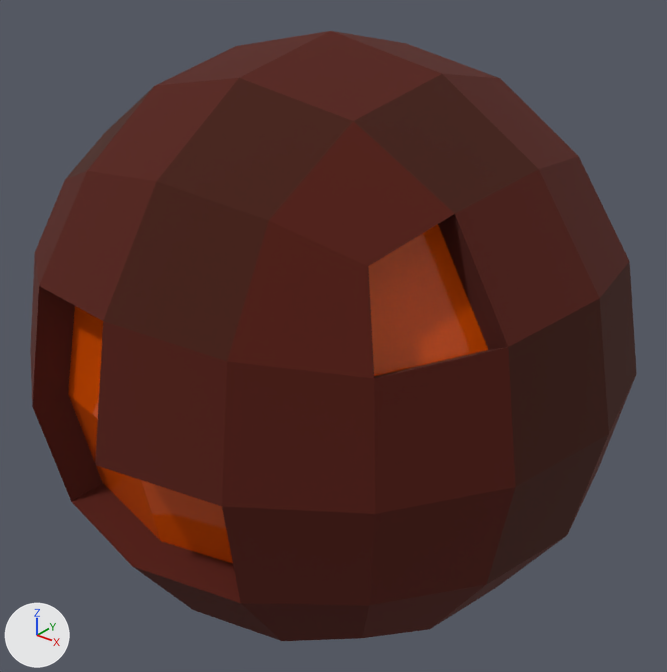
The FBX model Assets/__Prefabs/Enemies/fireball.fbx, before and after one commit.
Both versions are drawn from a camera (50 mm lens) standing at (0.358, -0.445, 0.277) and looking at (0.001, 0.001, 0.0). The lights are fixed; the arrows at lower left show +X, +Y and +Z.

The older version as bpy lines, for what is in view:
```python
mat_material_001 = principled_material('Material.001')
mat_material_001.base_color = (0.0844, 0.00582, 0.0)  # brown #521100
mat_material_001.roughness = 1.0
mat_material_002 = principled_material('Material.002')
mat_material_002.base_color = (0.628, 0.0735, 0.0)  # orange #d04d00
mat_material_002.roughness = 0.1
mat_material_003 = principled_material('Material.003')
mat_material_003.base_color = (0.0555, 0.00624, 0.0)  # brown #431200
mat_material_003.roughness = 1.0
me_cube_001 = bpy.data.meshes.new('Cube.001')
me_cube_001.from_pydata(...)  # 155 vertices, 156 faces; spans x -0.201..0.201, y -0.201..0.201, z -0.201..0.201
# faces by material slot: [122, 20, 14]
me_cube_001.materials.append(mat_material_001)  # brown #521100
me_cube_001.materials.append(mat_material_002)  # orange #d04d00
me_cube_001.materials.append(mat_material_003)  # brown #431200
ob_cube = bpy.data.objects.new('Cube', me_cube_001)
ob_cube.location = (0.0, 0.0, 0.0)
```
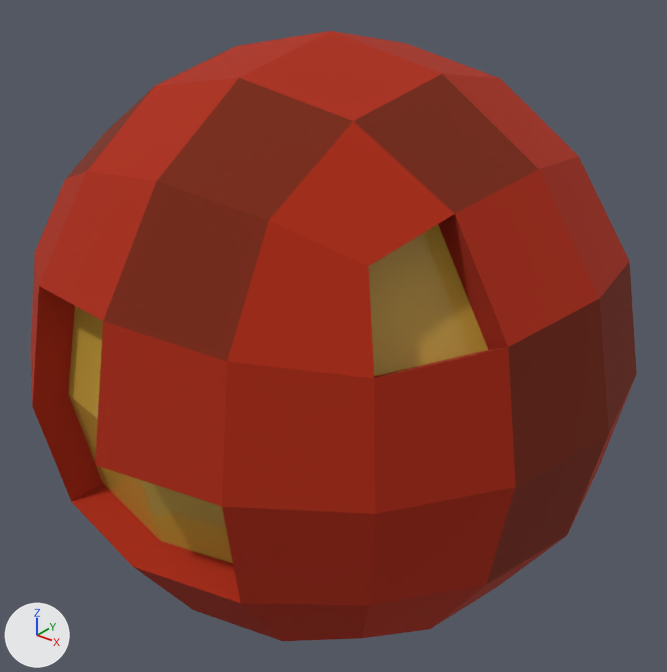
Location of each change, (x1, y1, x2, y2) in pixels of the pictures (667 x 672 px):
'Cube', recoloured
    both: (30, 31, 637, 641)

Diff of the bpy script that builds the scene:
```diff
--- a/Assets/__Prefabs/Enemies/fireball.fbx.py
+++ b/Assets/__Prefabs/Enemies/fireball.fbx.py
@@ mat_material_001 @@
 mat_material_001 = principled_material('Material.001')
-mat_material_001.base_color = (0.0844, 0.00582, 0.0)  # brown #521100
+mat_material_001.base_color = (0.411, 0.0182, 0.0)  # brown #ac2500
 mat_material_001.roughness = 1.0
@@ mat_material_002 @@
 mat_material_002 = principled_material('Material.002')
-mat_material_002.base_color = (0.628, 0.0735, 0.0)  # orange #d04d00
+mat_material_002.base_color = (0.528, 0.338, 0.0488)  # yellow #c09d3e
 mat_material_002.roughness = 0.1
@@ mat_material_003 @@
 mat_material_003 = principled_material('Material.003')
-mat_material_003.base_color = (0.0555, 0.00624, 0.0)  # brown #431200
+mat_material_003.base_color = (0.189, 0.0154, 0.0)  # brown #782100
 mat_material_003.roughness = 1.0
```
